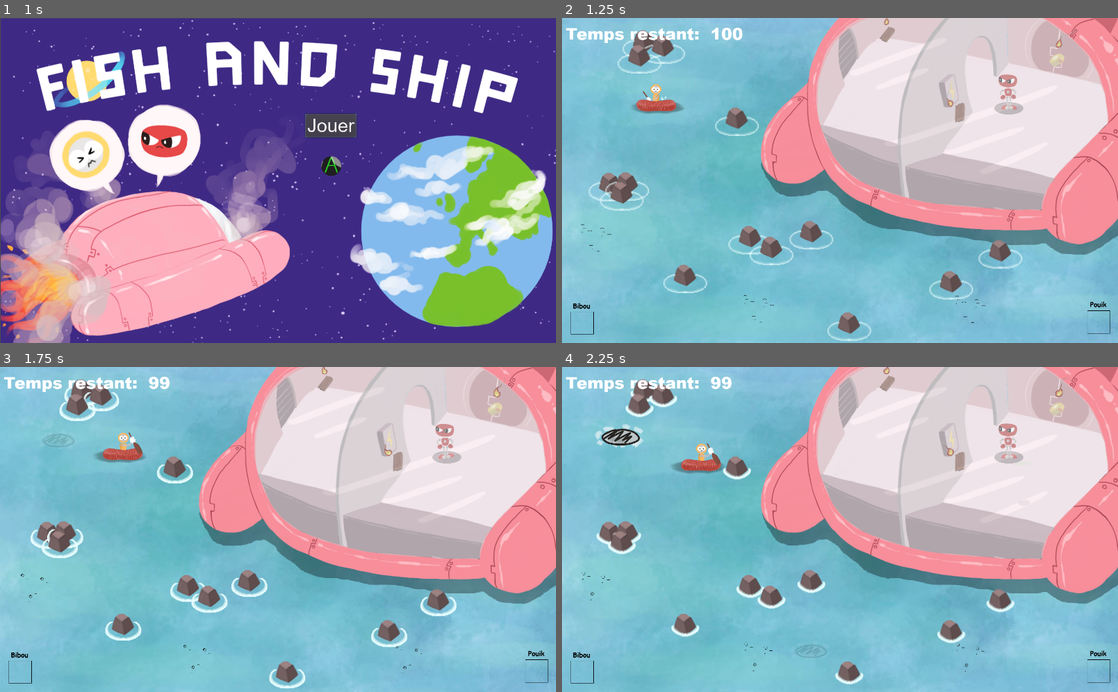
Above: before the commit, frames 1-4 (two rows, left to right).
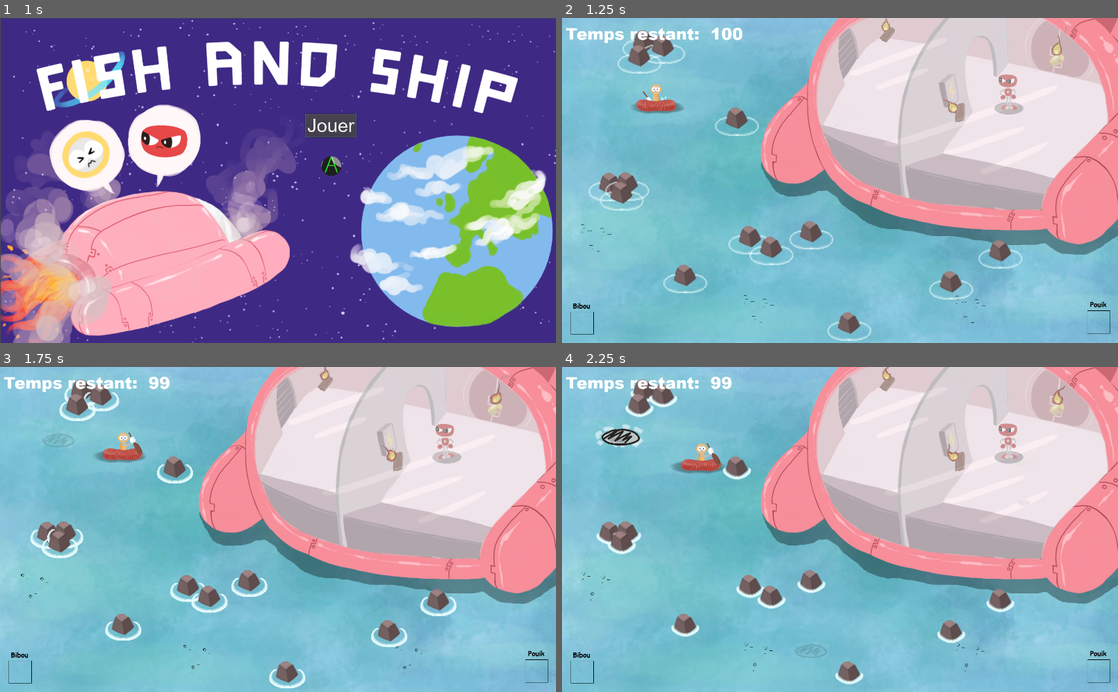
Above: after the commit, the same moments.

Repository: Majimo/FishAndShip
Game: Godot game, scene res://scenes/Intro.tscn
The game is run twice, just before and just after one commit, with the same random seed, the same clock (stepped at 60 frames per second) and the same inputs. Sound files missing from this copy of the repository are replaced by a short silence.
Inputs:
- Up to frame 1 (1 s): click "Jouer" at 0.5 s
- Up to frame 2 (1.25 s): no input
- Up to frame 3 (1.75 s): tap Enter (ui_accept) at 1.25, 1.52 s; hold Right (ui_right) from 1.28 s (still down)
- Up to frame 4 (2.25 s): release Right (ui_right) at 2.03 s; hold Down (ui_down) from 2.03 s (still down)

Frame 1 is identical in both runs. In frame 2, 0.2% of the frame differs, in the area x 57-93%, y 0-30%; in frame 3, 0.2%, in the area x 57-92%, y 0-30%; in frame 4, 0.2%.

Commit message:
taille flammes

Diff:
--- a/scenes/ZoneAReparer.tscn
+++ b/scenes/ZoneAReparer.tscn
@@ -5,6 +5,9 @@
 [ext_resource path="res://scripts/ZoneAReparer.gd" type="Script" id=3]
 [ext_resource path="res://assets/objets/scotch.png" type="Texture" id=4]
 [ext_resource path="res://assets/objets/Flamme.png" type="Texture" id=5]
+
+[sub_resource type="RectangleShape2D" id=6]
+extents = Vector2( 41.4006, 40.4497 )
 
 [sub_resource type="AtlasTexture" id=1]
 flags = 4
@@ -34,16 +37,8 @@
 "speed": 5.0
 } ]
 
-[sub_resource type="RectangleShape2D" id=6]
-extents = Vector2( 41.4006, 40.4497 )
-
 [node name="ZoneAReparer" type="Area2D"]
 script = ExtResource( 3 )
-
-[node name="AnimatedSprite" type="AnimatedSprite" parent="."]
-position = Vector2( 13.3, -63.6501 )
-frames = SubResource( 5 )
-playing = true
 
 [node name="CollisionShape2D" type="CollisionShape2D" parent="." groups=[
 "zoneAReparer",
@@ -63,4 +58,11 @@
 [node name="Scotch" type="Sprite" parent="."]
 visible = false
 texture = ExtResource( 4 )
+
+[node name="AnimatedSprite" type="AnimatedSprite" parent="."]
+position = Vector2( 21.8501, -57.9501 )
+scale = Vector2( 1.5, 1.5 )
+frames = SubResource( 5 )
+frame = 2
+playing = true
 [connection signal="timeout" from="Timer" to="." method="_on_Timer_timeout"]
--- a/scripts/ZoneAReparer.gd
+++ b/scripts/ZoneAReparer.gd
@@ -10,9 +10,7 @@
 
 func _ready():
 	randomize()
-#	$AnimatedSprite.play('burn')
 	isBurning = true
-#	$AnimatedSprite.play('burn')
 
 func _on_Perso2_repairModule():
 	if reparer == true:
@@ -33,9 +31,5 @@
 		$Scotch.visible = true
 	return materiaux_select
 
-
-
-
-
 func _on_ZoneAReparer1_module_repaired():
 	pass # Replace with function body.
